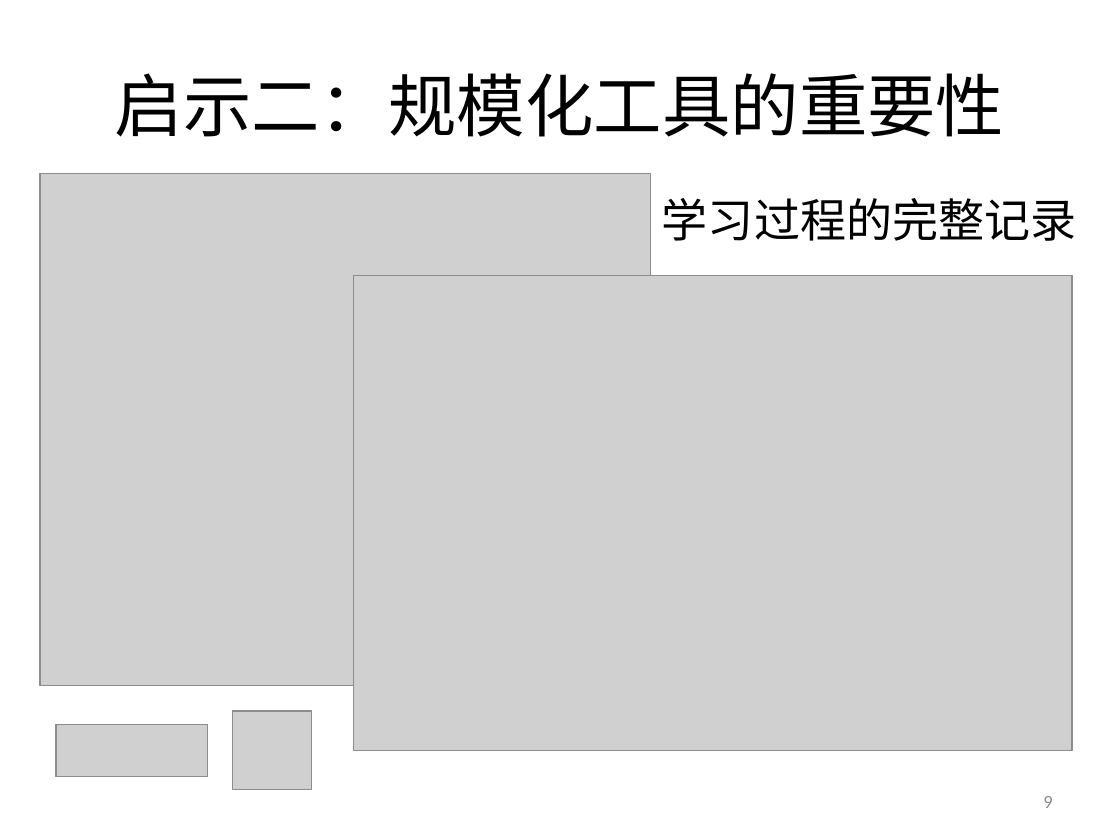
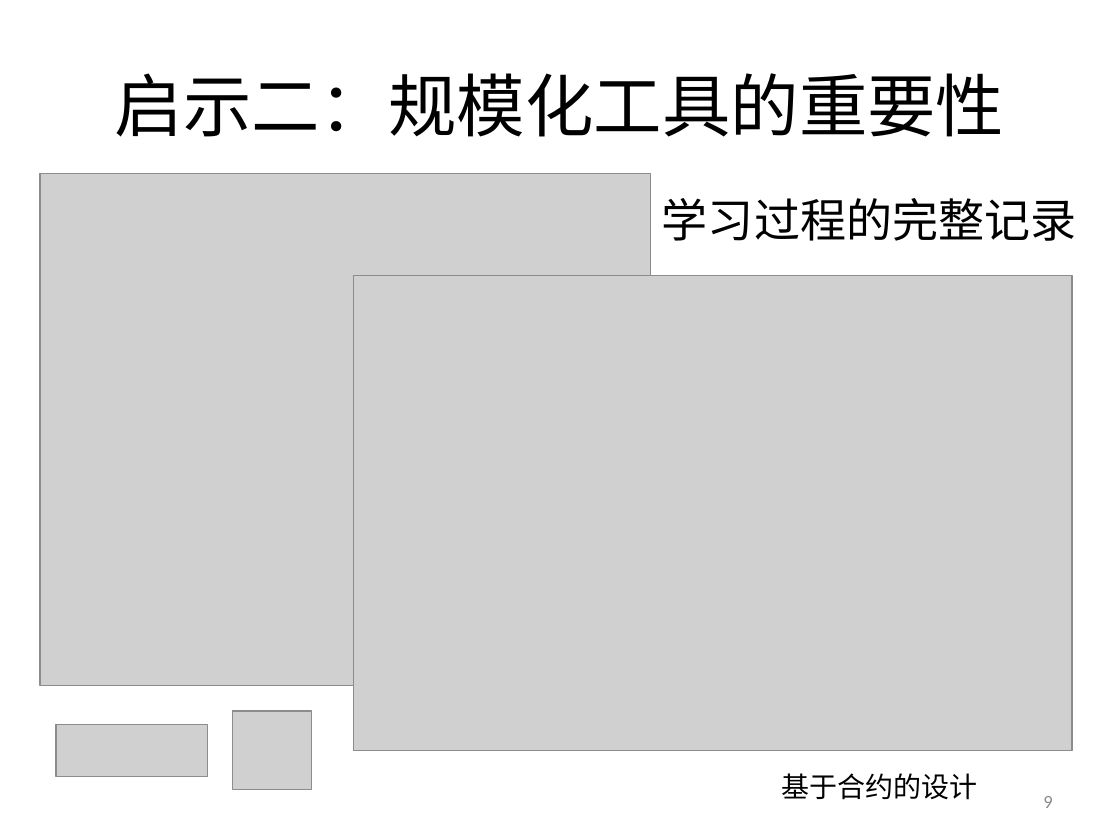
Before and after one commit to woodyme/2014JanXLP, a slide deck: slide 9 of 课程方案/XLP_WorkFLow_CHN.pptx. Drawn at 1120x840 pixels with LibreOffice and Linux fonts; fonts in the diff are those of the drawing; grey boxes stand for pictures; background and template pictures are left out. Boxes give left, top, right and bottom in pixels: in the first picture for what was removed or moved away, otherwise in the second. Text is boxed around its words. In the diff, an @@ line names an element or a change of style, - is before the commit and + after.

```diff
--- a/课程方案/XLP_WorkFLow_CHN.pptx
+++ b/课程方案/XLP_WorkFLow_CHN.pptx
@@ text added at (782,773,978,800), 18 pt, text #000000 @@
+基于合约的设计
```
Also in this commit, not shown: 4 other slides changed, 1 slide removed.
